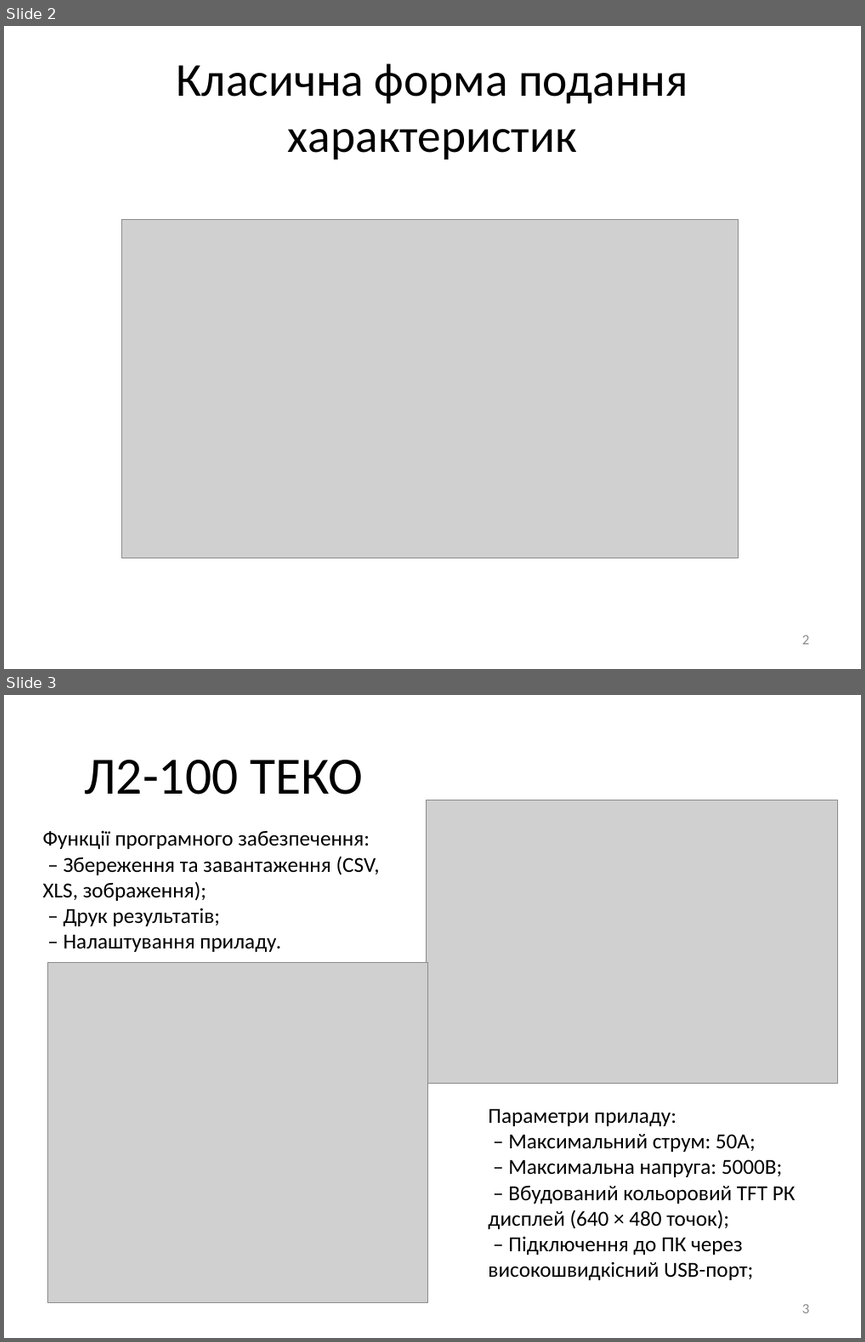
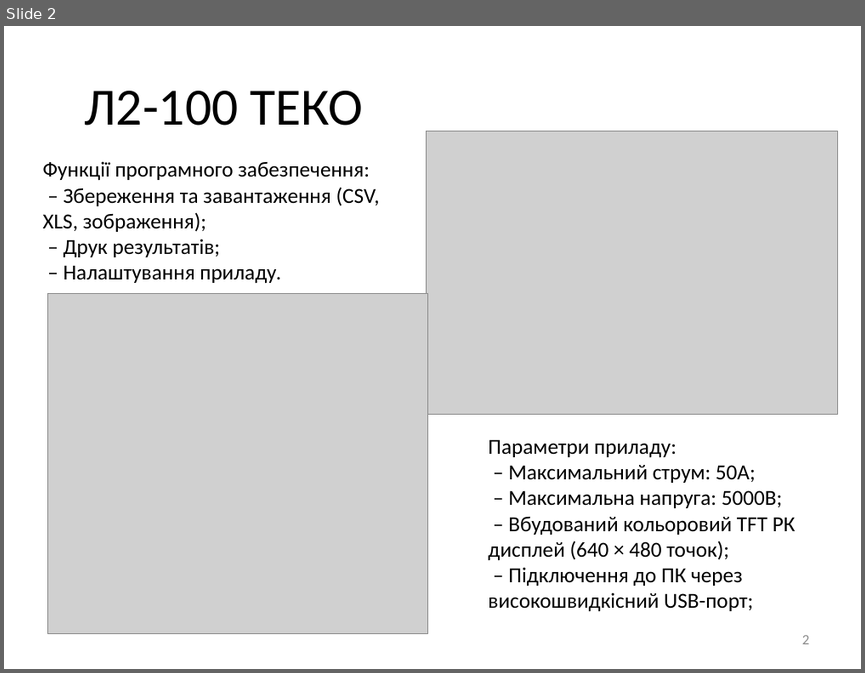
Before and after one commit to DoctorScrept/Temp, a slide deck: Report/DiplomReportPrint.pptx. Shown one above the other, each under a label of ours: slides 2 and 3 before the commit, slide 2 after it. The pictures are 865x1342 and 865x673 pixels, drawn with LibreOffice and Linux fonts; fonts in the diff are those of the drawing; grey boxes stand for pictures. Boxes give left, top, right and bottom in pixels: in the first picture for what was removed or moved away, otherwise in the second. Text is boxed around its words. In the diff, an @@ line names an element or a change of style, - is before the commit and + after.

```diff
--- a/Report/DiplomReportPrint.pptx
+++ b/Report/DiplomReportPrint.pptx
@@ slide 2 removed at bbox=[4, 26, 861, 669], background #FFFFFF @@
@@ title removed at bbox=[177, 63, 688, 159] @@
-Класична форма подання характеристик
@@ picture removed at bbox=[122, 219, 738, 558] @@
@@ page number removed at bbox=[802, 635, 809, 644] @@
-2
@@ what was slide 3 is now slide 2 @@
@@ page number at bbox=[802, 635, 809, 644]: text changed @@
-3
+2
```
Also in this commit, not shown: 2 slides changed, 2 other files.
